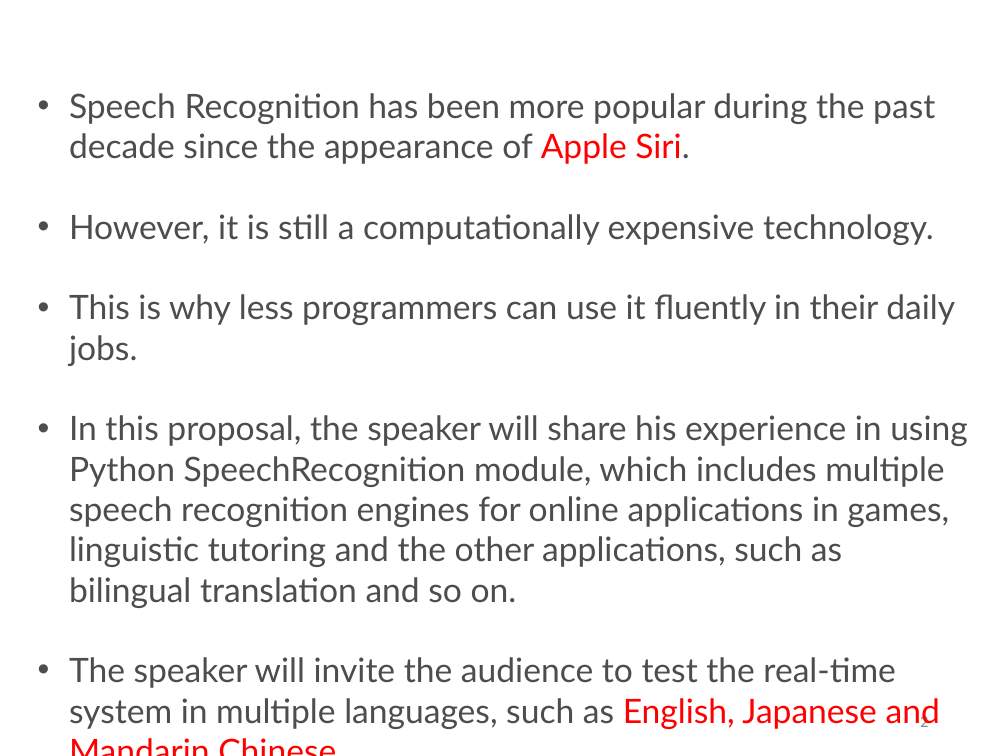
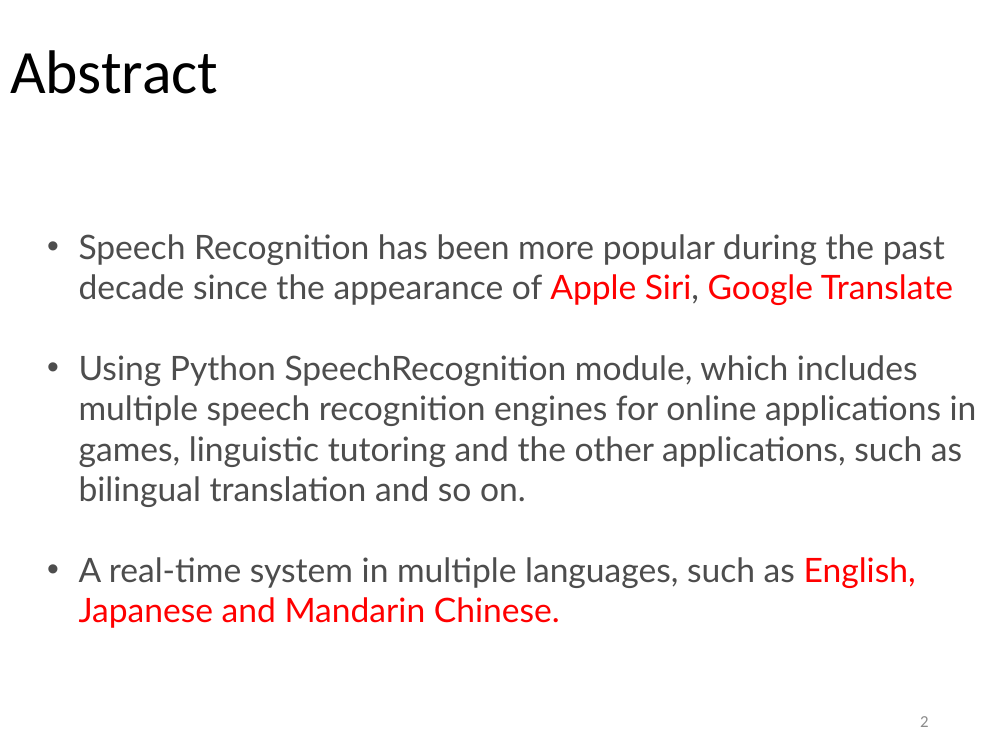
Before and after one commit to renyuanL/multilingualASR, a slide deck: slide 2 of ryMultilingualSongTrans.pptx. Drawn at 1008x756 pixels with LibreOffice and Linux fonts; fonts in the diff are those of the drawing. Boxes give left, top, right and bottom in pixels: in the first picture for what was removed or moved away, otherwise in the second. Text is boxed around its words. In the diff, an @@ line names an element or a change of style, - is before the commit and + after.

```diff
--- a/ryMultilingualSongTrans.pptx
+++ b/ryMultilingualSongTrans.pptx
@@ title added at bbox=[10, 50, 218, 94], 44 pt, text #000000 @@
+Abstract
@@ text at bbox=[79, 234, 977, 628]: text changed @@
-• Speech Recognition has been more popular during the past decade since the appearance of Apple Siri.
-• However, it is still a computationally expensive technology.
-• This is why less programmers can use it fluently in their daily jobs.
-• In this proposal, the speaker will share his experience in using Python SpeechRecognition module, which includes multiple speech recognition engines for online applications in games, linguistic tutoring and the other applications, such as bilingual translation and so on.
-• The speaker will invite the audience to test the real-time system in multiple languages, such as English, Japanese and Mandarin Chinese.
+• Speech Recognition has been more popular during the past decade since the appearance of Apple Siri, Google Translate
+• Using Python SpeechRecognition module, which includes multiple speech recognition engines for online applications in games, linguistic tutoring and the other applications, such as bilingual translation and so on.
+• A real-time system in multiple languages, such as English, Japanese and Mandarin Chinese.
```
Also in this commit, not shown: 5 other slides changed, 3 slides added, 3 other files.
